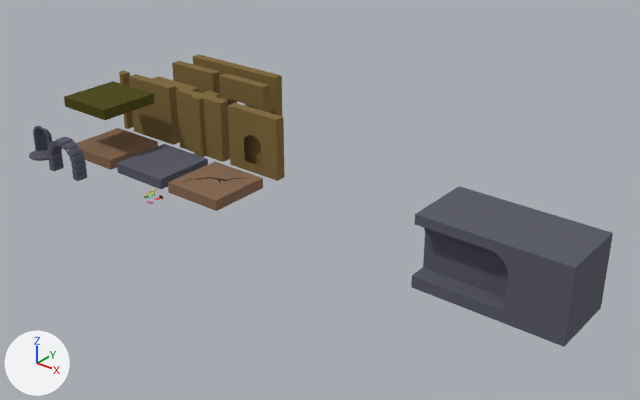
An edit to the Blender file BlendFiles/Standard.blend, drawn before and after from the same camera.
One viewpoint serves both versions: a 50 mm lens placed at (66.7, -50.9, 33.2), pointed at (23.4, 3.3, -0.4). The axes (+X, +Y, +Z) are drawn at lower left. The lights are the same throughout. The picture after the commit comes second.

Names of what the first picture shows: 'Ceiling', 'Floor01', 'Floor02', 'Floor02.001', 'Floor02.002', 'Floor03', 'Wall01', 'Wall02', 'Wall03', 'Wall04', 'Wall04Corner', 'WallOpening02' and 7 more.
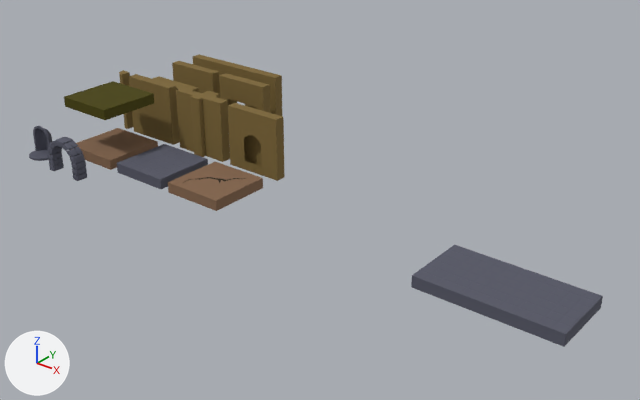
What changed in the scene script:
```text
Change ob_wall04:
    add ob_wall04.hide_render = True
Change ob_wall04corner:
    add ob_wall04corner.hide_render = True
```

Location of each change, (x1, y1, x2, y2) in pixels of the pictures (640 x 400 px):
'Wall04Corner', hidden
    before: (490, 208, 613, 334)
'Wall04', hidden
    before: (415, 186, 532, 294)
'Floor02.002', unchanged, uncovered by the edit
    before: (484, 294, 603, 347)
    after: (484, 269, 603, 347)
